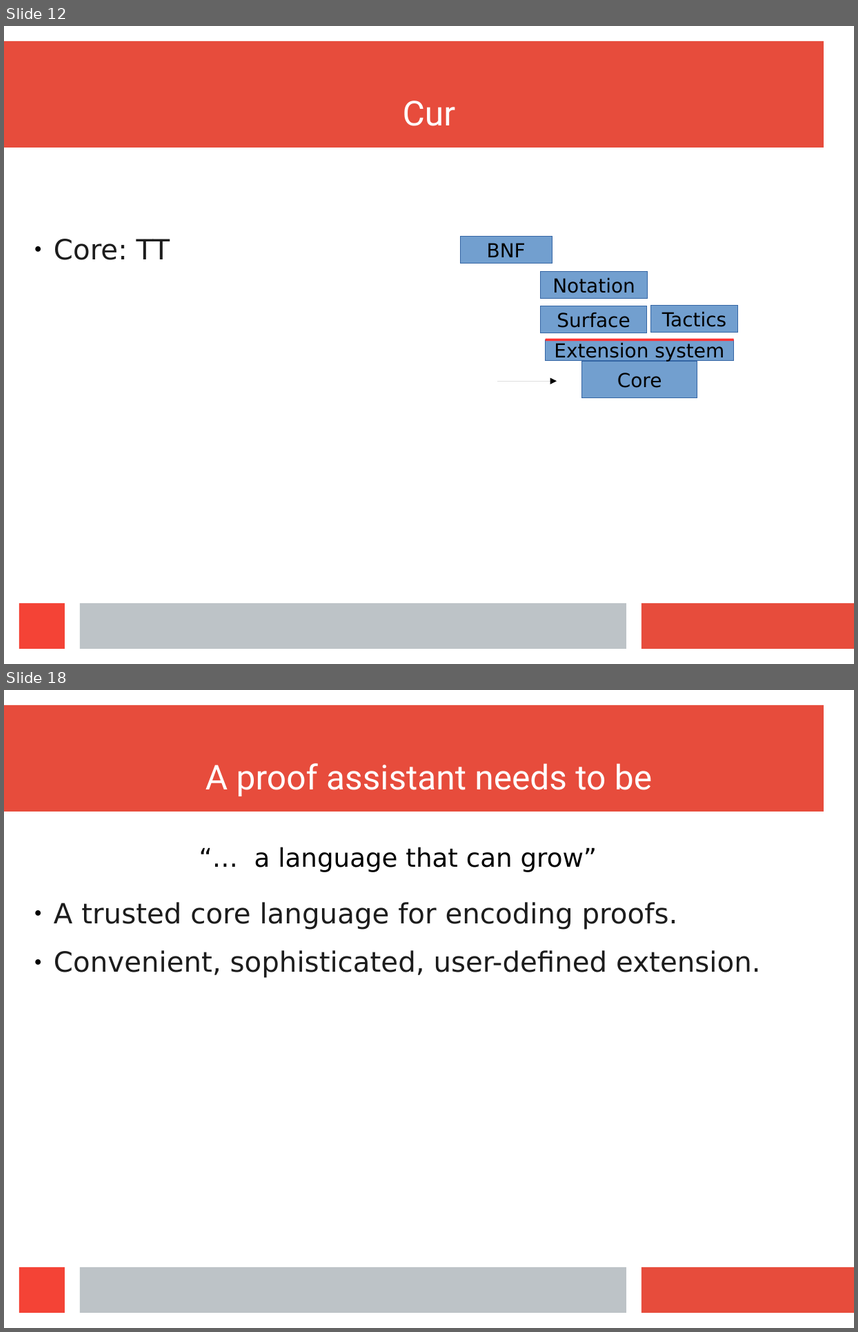
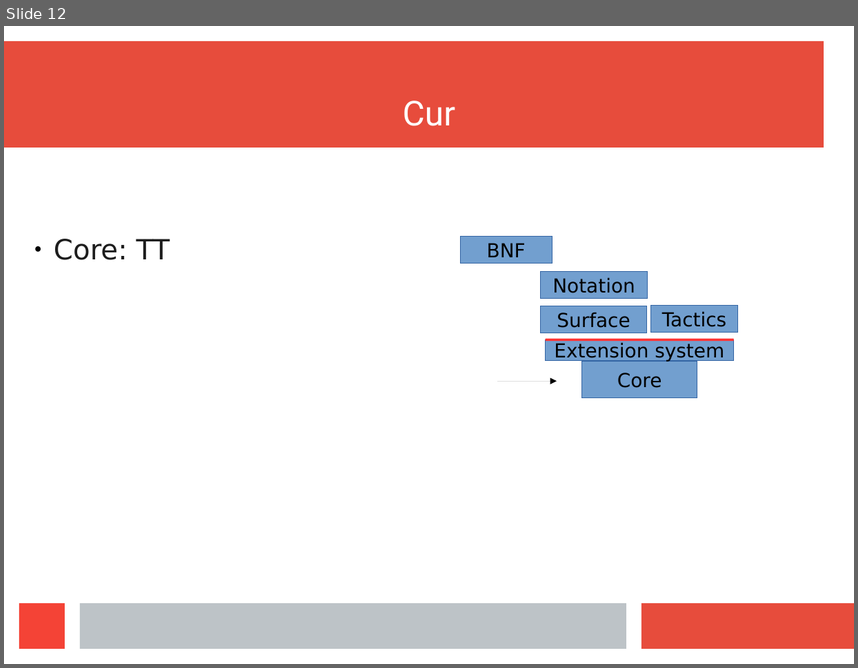
Before and after one commit to wilbowma/cur, a slide deck: hope-2016/slides.odp. Shown one above the other, each under a label of ours: slides 12 and 18 before the commit, slide 12 after it; the slides between them are not shown. The pictures are 858x1332 and 858x668 pixels, drawn with LibreOffice and Linux fonts; fonts in the diff are those of the drawing. Boxes give left, top, right and bottom in pixels: in the first picture for what was removed or moved away, otherwise in the second. Text is boxed around its words. In the diff, an @@ line names an element or a change of style, - is before the commit and + after.

Commit message:
New sections explaining core design/implementation

```diff
--- a/hope-2016/slides.odp
+++ b/hope-2016/slides.odp
@@ slide 18 removed at box(4, 690, 854, 1328), background #FFFFFF; not listed: 4 template elements that a slide beside it also shows @@
@@ title removed at box(205, 763, 652, 796) @@
-A proof assistant needs to be
@@ text removed at box(254, 847, 597, 872) @@
-“… a language that can grow”
@@ text removed at box(54, 902, 761, 978) @@
-● A trusted core language for encoding proofs.
-● Convenient, sophisticated, user-defined extension.
```
Also in this commit, not shown: 8 slides changed, 7 slides added, 13 other slides removed.
